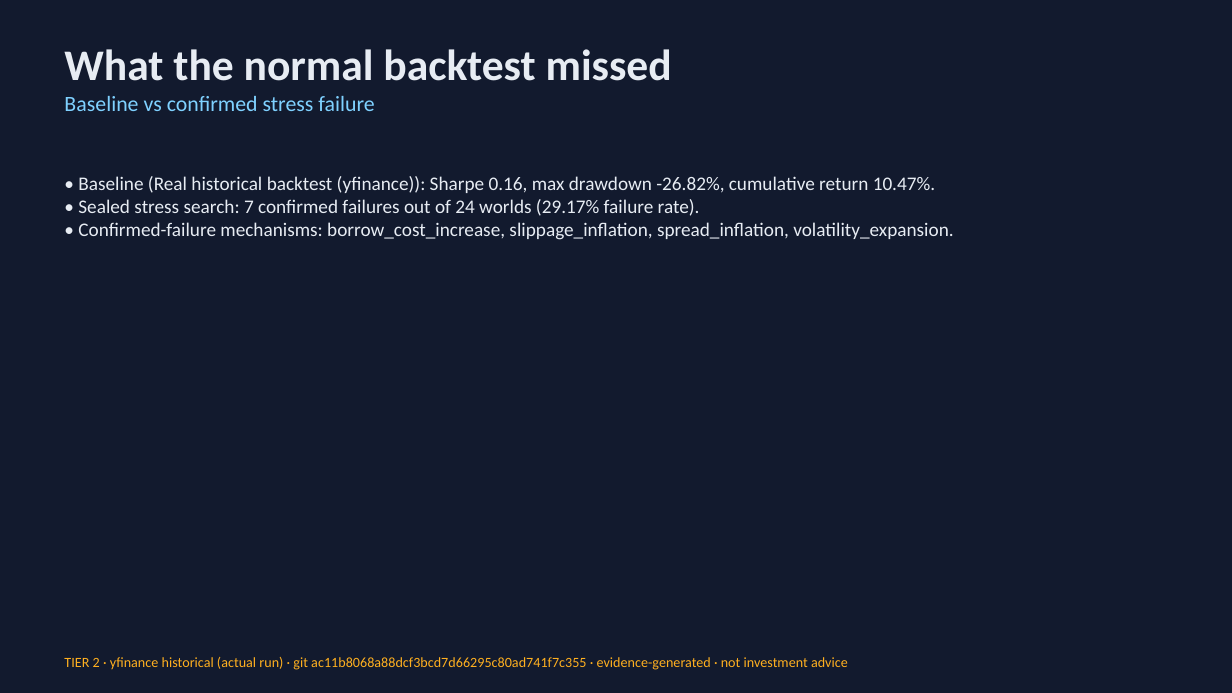
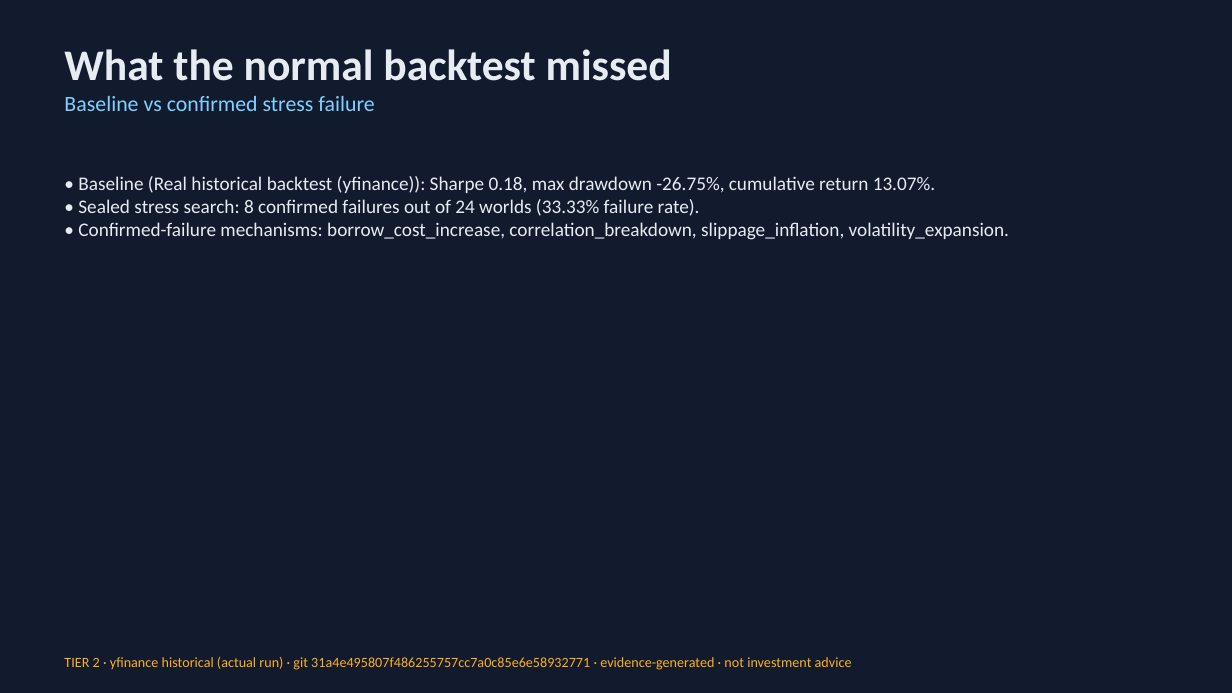
Before and after one commit to Scott-Switzer/market-fuzzer, a slide deck: slide 5 of app/static/pitch-deck/fenrix_deck.pptx. Drawn at 1232x693 pixels with LibreOffice and Linux fonts; fonts in the diff are those of the drawing. Boxes give left, top, right and bottom in pixels: in the first picture for what was removed or moved away, otherwise in the second. Text is boxed around its words. In the diff, an @@ line names an element or a change of style, - is before the commit and + after.

```diff
--- a/app/static/pitch-deck/fenrix_deck.pptx
+++ b/app/static/pitch-deck/fenrix_deck.pptx
@@ text at [78, 176, 1009, 240]: text changed @@
-• Baseline (Real historical backtest (yfinance)): Sharpe 0.16, max drawdown -26.82%, cumulative return 10.47%.
-• Sealed stress search: 7 confirmed failures out of 24 worlds (29.17% failure rate).
-• Confirmed-failure mechanisms: borrow_cost_increase, slippage_inflation, spread_inflation, volatility_expansion.
+• Baseline (Real historical backtest (yfinance)): Sharpe 0.18, max drawdown -26.75%, cumulative return 13.07%.
+• Sealed stress search: 8 confirmed failures out of 24 worlds (33.33% failure rate).
+• Confirmed-failure mechanisms: borrow_cost_increase, correlation_breakdown, slippage_inflation, volatility_expansion.
@@ text at [64, 657, 852, 670]: text changed @@
-TIER 2 · yfinance historical (actual run) · git ac11b8068a88dcf3bcd7d66295c80ad741f7c355 · evidence-generated · not investment advice
+TIER 2 · yfinance historical (actual run) · git 31a4e495807f486255757cc7a0c85e6e58932771 · evidence-generated · not investment advice
```
Also in this commit, not shown: 3 other slides changed, 12 other files.
